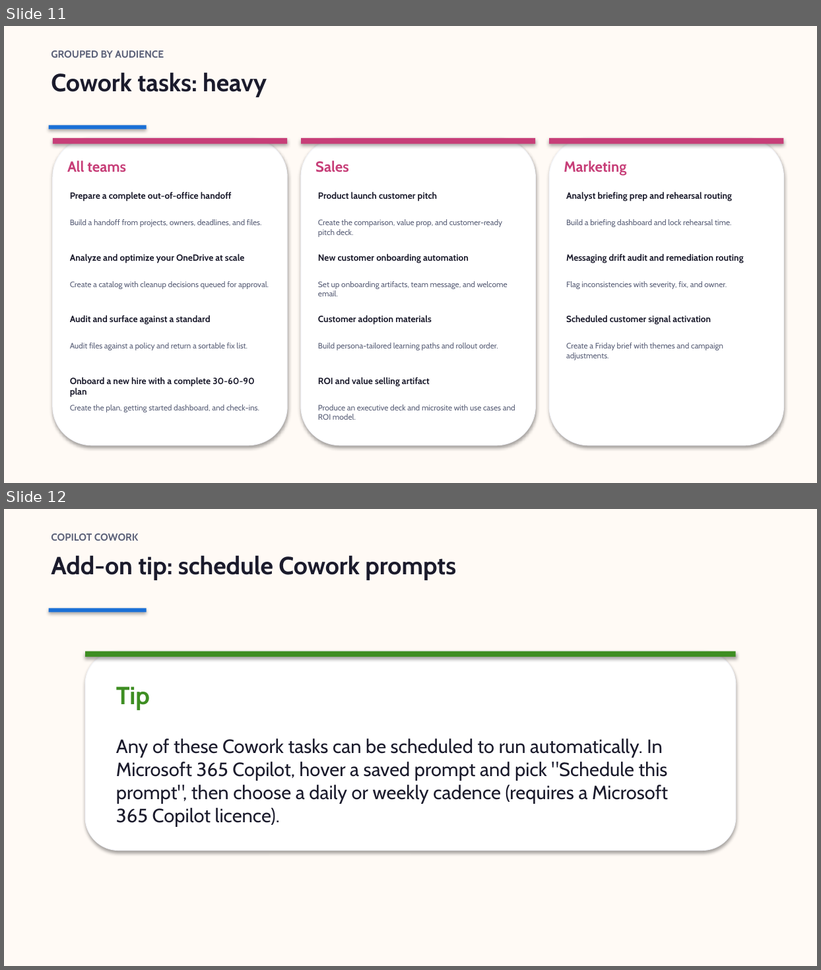
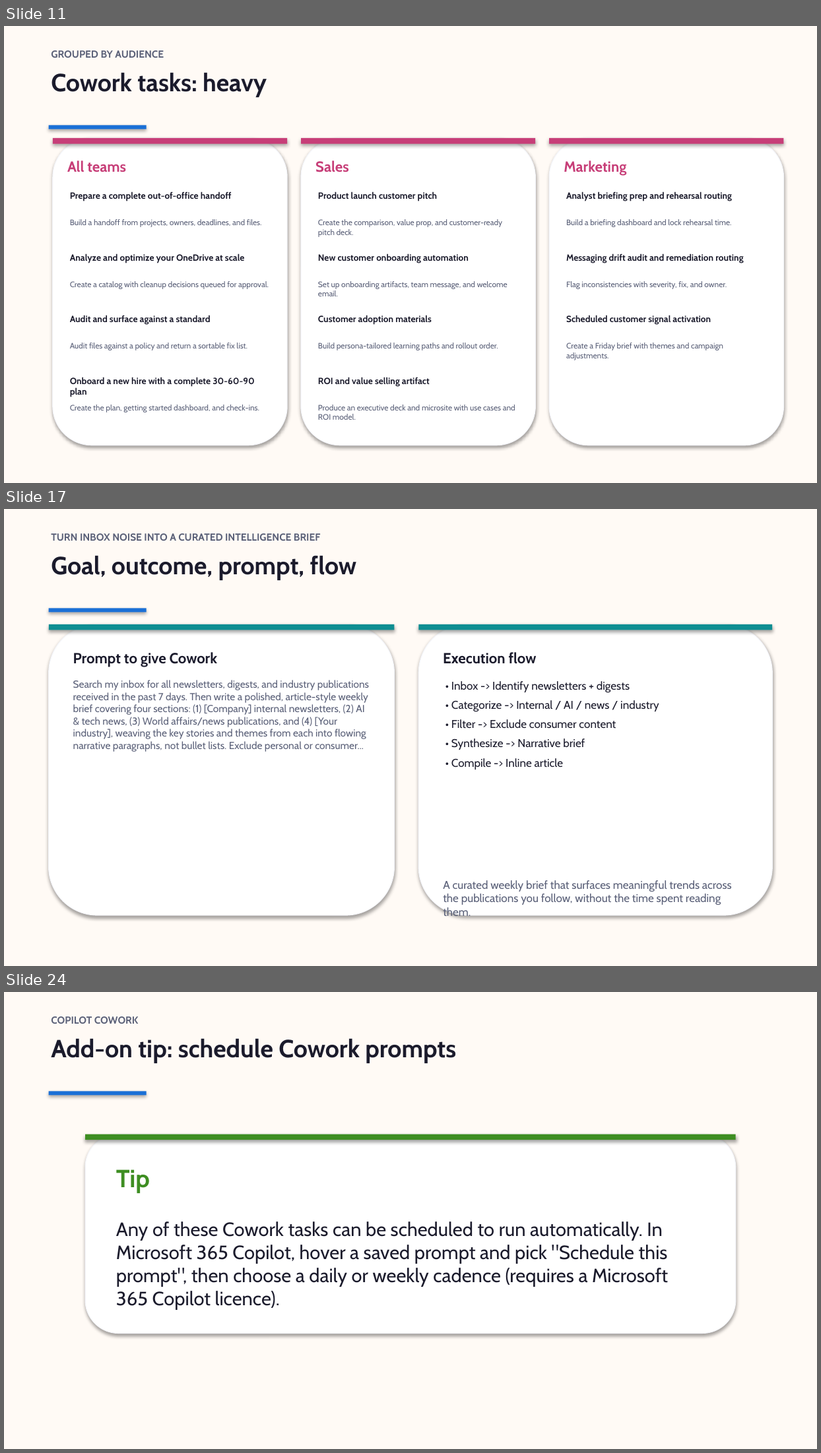
Before and after one commit to steffiyappy/copilot-what-to-use-when, a slide deck: slides/business-lite.pptx. Shown one above the other, each under a label of ours: slides 11 and 12 before the commit, slides 11, 17 and 24 after it; the slides between them are not shown. The pictures are 821x970 and 821x1453 pixels, drawn with LibreOffice and Linux fonts; fonts in the diff are those of the drawing. Boxes give left, top, right and bottom in pixels: in the first picture for what was removed or moved away, otherwise in the second. Text is boxed around its words. In the diff, an @@ line names an element or a change of style, - is before the commit and + after.

```diff
--- a/slides/business-lite.pptx
+++ b/slides/business-lite.pptx
@@ slide 17 added at (4,509,817,966), background #FFFAF5 @@
@@ text added at (51,533,320,541), 9 pt, text #5A6078, bold @@
+TURN INBOX NOISE INTO A CURATED INTELLIGENCE BRIEF
@@ text added at (51,555,357,580), 22 pt, text #1B1B2C, bold @@
+Goal, outcome, prompt, flow
@@ rectangle added at (49,608,147,612), fill #1A6FD6 @@
@@ rounded rectangle added at (49,625,394,916), fill #FFFFFF, outline #F6F7FB 0.75 pt @@
@@ rectangle added at (49,625,394,630), fill #0E8E92 @@
@@ rounded rectangle added at (418,625,772,916), fill #FFFFFF, outline #F6F7FB 0.75 pt @@
@@ rectangle added at (418,625,772,630), fill #0E8E92 @@
@@ text added at (73,652,217,667), 13 pt, text #1B1B2C, bold @@
+Prompt to give Cowork
@@ text added at (443,652,537,664), 13 pt, text #1B1B2C, bold @@
+Execution flow
@@ text added at (73,680,369,752), 9 pt, text #5A6078 @@
+Search my inbox for all newsletters, digests, and industry publications received in the past 7 days. Then write a polished, article-style weekly brief covering four sections: (1) [Company] internal newsletters, (2) AI & tech news, (3) World affairs/news publications, and (4) [Your industry], weaving the key stories and themes from each into flowing narrative paragraphs, not bullet lists. Exclude personal or consumer...
@@ text added at (451,681,659,770), 10 pt, text #1B1B2C @@
+• Inbox -> Identify newsletters + digests
+• Categorize -> Internal / AI / news / industry
+• Filter -> Exclude consumer content
+• Synthesize -> Narrative brief
+• Compile -> Inline article
@@ text added at (443,881,732,905), 10 pt, text #5A6078 @@
+A curated weekly brief that surfaces meaningful trends across the publications you follow, without the time spent reading them.
@@ what was slide 12 is now slide 24 @@
```
Also in this commit, not shown: 11 other slides added, 8 other files.
